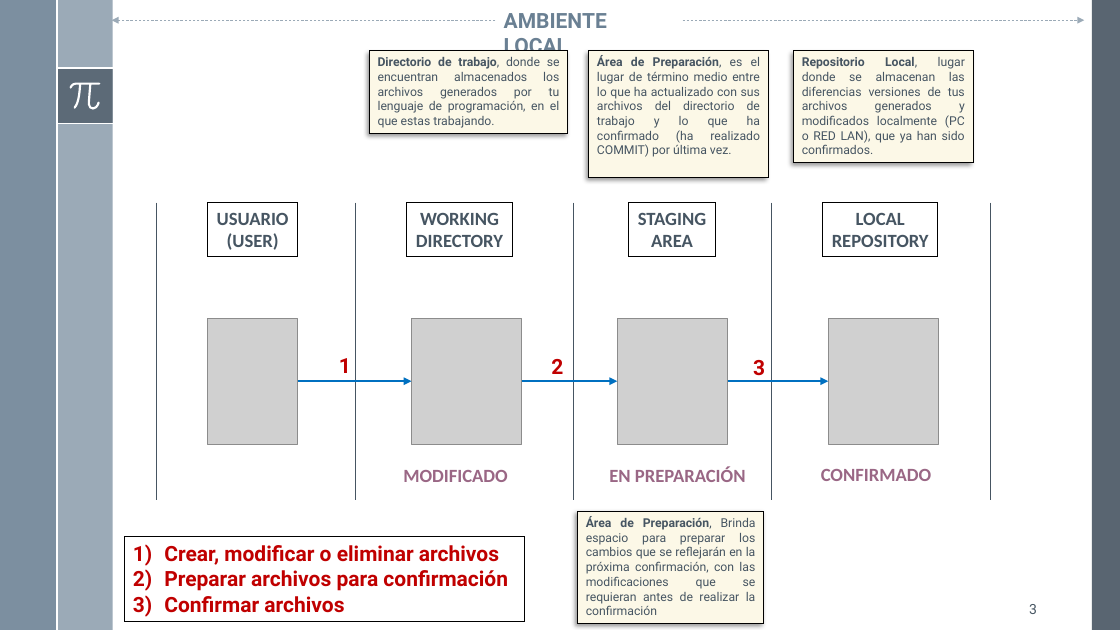
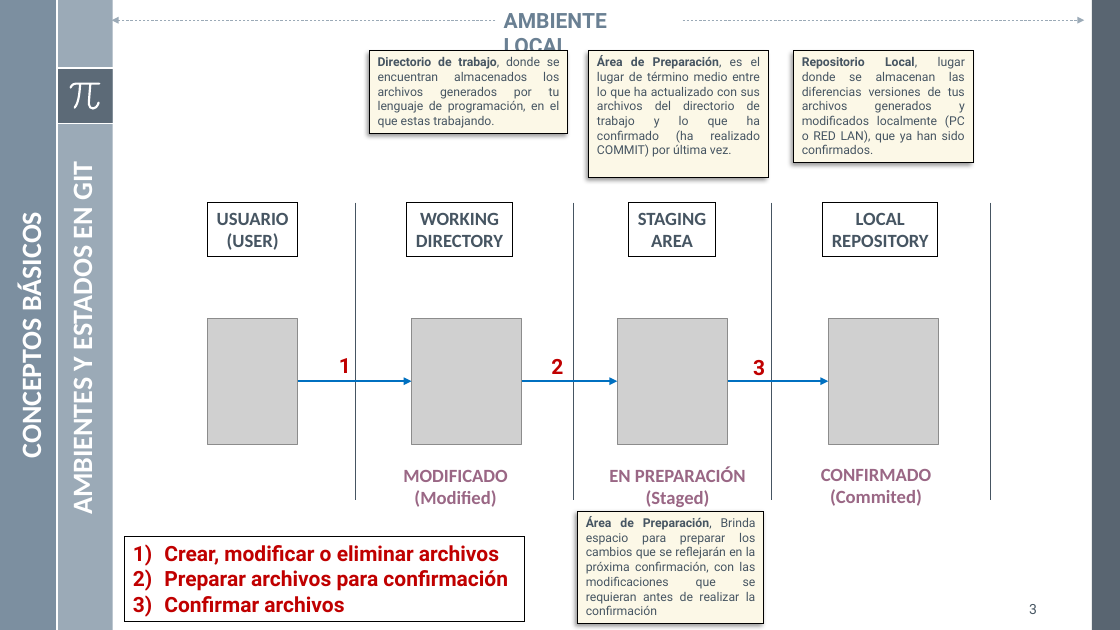
Before and after one commit to mgutierreza/Know, a slide deck: slide 3 of Programacion/GIT/GIT - Control Versiones.pptx. Drawn at 1120x630 pixels with LibreOffice and Linux fonts; fonts in the diff are those of the drawing; grey boxes stand for pictures. Boxes give left, top, right and bottom in pixels: in the first picture for what was removed or moved away, otherwise in the second. Text is boxed around its words. In the diff, an @@ line names an element or a change of style, - is before the commit and + after.

```diff
--- a/Programacion/GIT/GIT - Control Versiones.pptx
+++ b/Programacion/GIT/GIT - Control Versiones.pptx
@@ text added at (x1=65, y1=165, x2=99, y2=511), 24 pt, text #FFFFFF, bold @@
+AMBIENTES Y ESTADOS EN GIT
@@ line removed from (156, 202) to (156, 500) @@
@@ text added at (x1=14, y1=222, x2=48, y2=455), 24 pt, text #FFFFFF, bold @@
+CONCEPTOS BÁSICOS
@@ text at (x1=414, y1=490, x2=496, y2=507): paragraph added @@
+(Modified)
@@ text at (x1=646, y1=490, x2=710, y2=507): paragraph added @@
+(Staged)
@@ text at (x1=830, y1=489, x2=922, y2=506): paragraph added @@
+(Commited)
```
Also in this commit, not shown: 1 other slide changed, 1 slide added.
